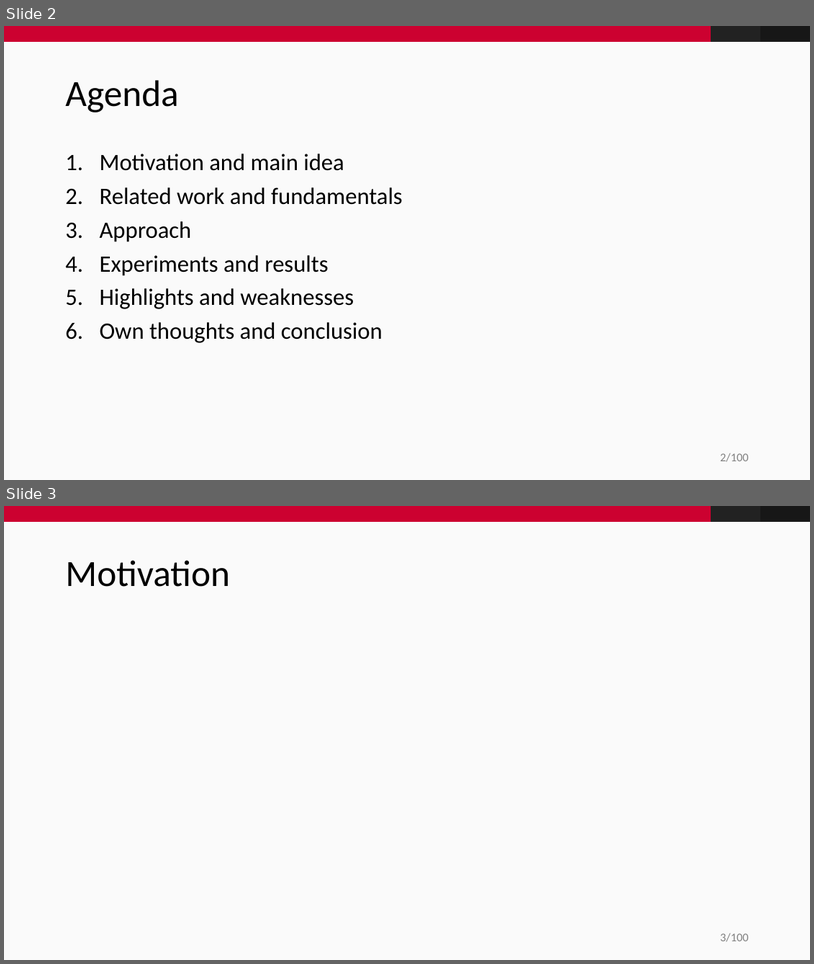
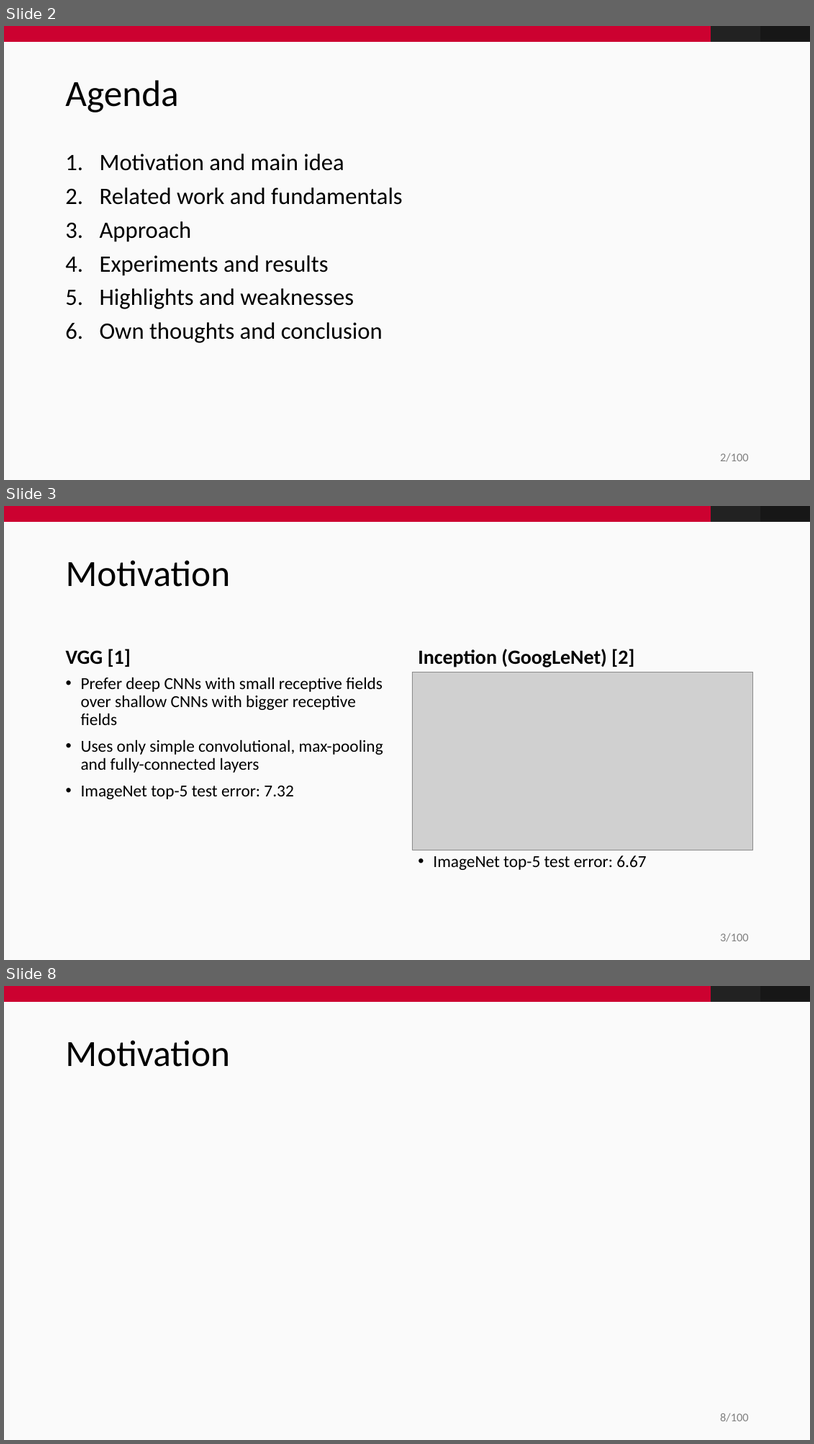
Before and after one commit to fidsusj/CVDL-Seminar, a slide deck: presentation/presentation.pptx. Shown one above the other, each under a label of ours: slides 2 and 3 before the commit, slides 2, 3 and 8 after it; the slides between them are not shown. The pictures are 814x964 and 814x1444 pixels, drawn with LibreOffice and Linux fonts; fonts in the diff are those of the drawing; grey boxes stand for pictures; background and template pictures are left out. Boxes give left, top, right and bottom in pixels: in the first picture for what was removed or moved away, otherwise in the second. Text is boxed around its words. In the diff, an @@ line names an element or a change of style, - is before the commit and + after.

Commit message:
Presentation: started motivation

```diff
--- a/presentation/presentation.pptx
+++ b/presentation/presentation.pptx
@@ slide 3 added at (4, 506, 810, 960), background #FAFAFA; not listed: 4 template elements that a slide beside it also shows @@
@@ title added at (66, 560, 231, 587), 44 pt, text #000000 @@
+Motivation
@@ text added at (66, 649, 131, 667), 24 pt, text #000000, bold @@
+VGG [1]
@@ text added at (418, 649, 635, 667), 24 pt, text #000000, bold @@
+Inception (GoogLeNet) [2]
@@ text added at (81, 677, 383, 799), 20 pt, text #000000 @@
+• Prefer deep CNNs with small receptive fields over shallow CNNs with bigger receptive fields
+• Uses only simple convolutional, max-pooling and fully-connected layers
+• ImageNet top-5 test error: 7.32
@@ picture added at (412, 672, 754, 849) @@
@@ text added at (433, 855, 646, 870), 20 pt, text #000000 @@
+• ImageNet top-5 test error: 6.67
@@ what was slide 3 is now slide 8 @@
@@ page number at (720, 1413, 748, 1422): text changed @@
-3/100
+8/100
```
Also in this commit, not shown: 5 other slides added, 1 slide removed.
